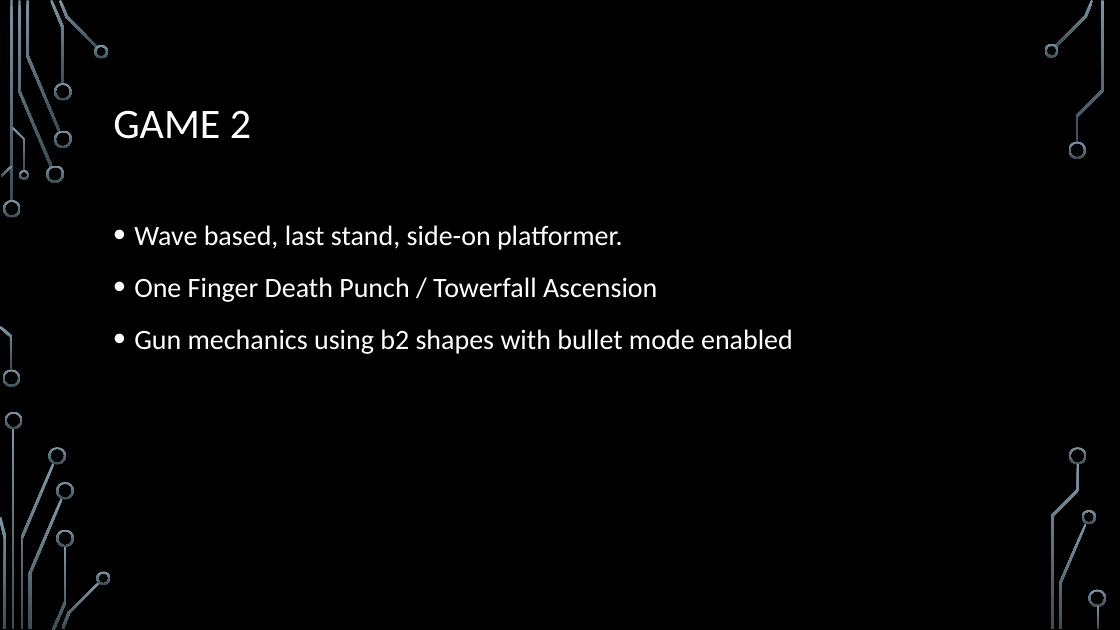
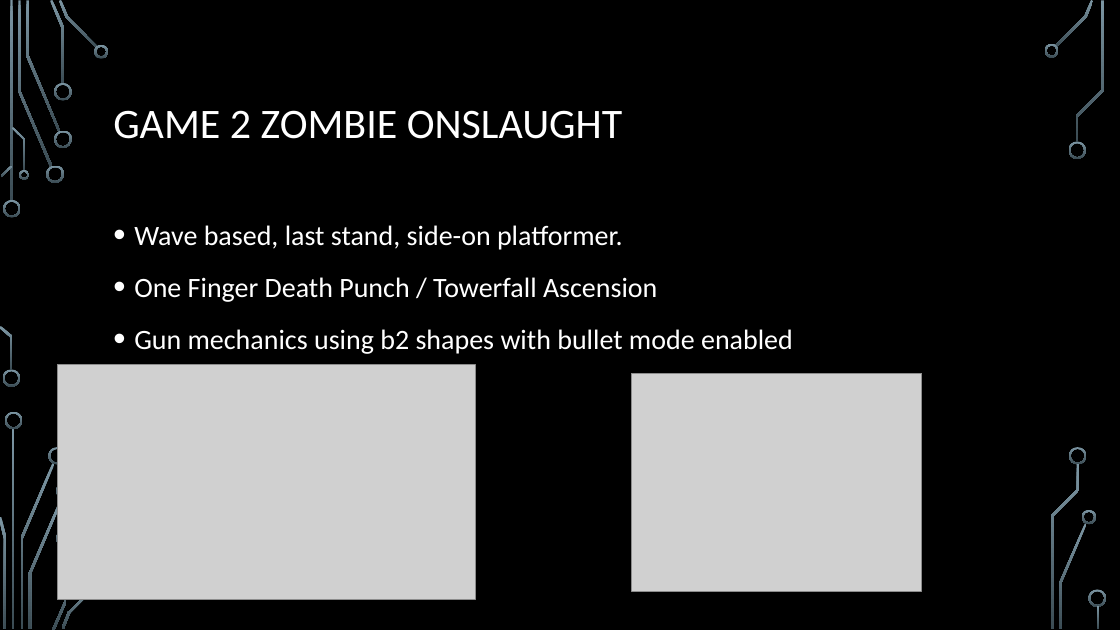
Before and after one commit to scholj05/GameProg_ass1, a slide deck: slide 5 of resources/Assignment 1 proposal.pptx. Drawn at 1120x630 pixels with LibreOffice and Linux fonts; fonts in the diff are those of the drawing; grey boxes stand for pictures; background and template pictures are left out. Boxes give left, top, right and bottom in pixels: in the first picture for what was removed or moved away, otherwise in the second. Text is boxed around its words. In the diff, an @@ line names an element or a change of style, - is before the commit and + after.

Commit message:
edited PPTX

```diff
--- a/resources/Assignment 1 proposal.pptx
+++ b/resources/Assignment 1 proposal.pptx
@@ title at [113, 110, 622, 139]: text changed @@
-GAME 2
+GAME 2 ZOMBIE ONSLAUGHT
@@ picture added at [58, 365, 476, 600] @@
@@ picture added at [631, 373, 922, 592] @@
@@ freeform shape removed at [97, 571, 111, 585] @@
```
Also in this commit, not shown: 2 slides added, 3 slides removed.
